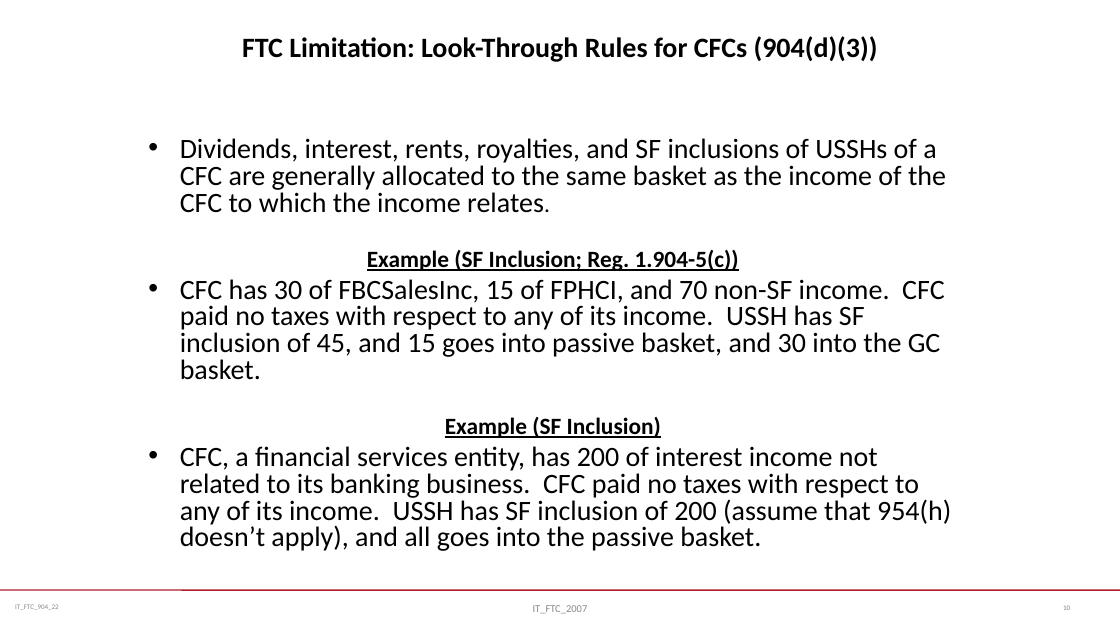
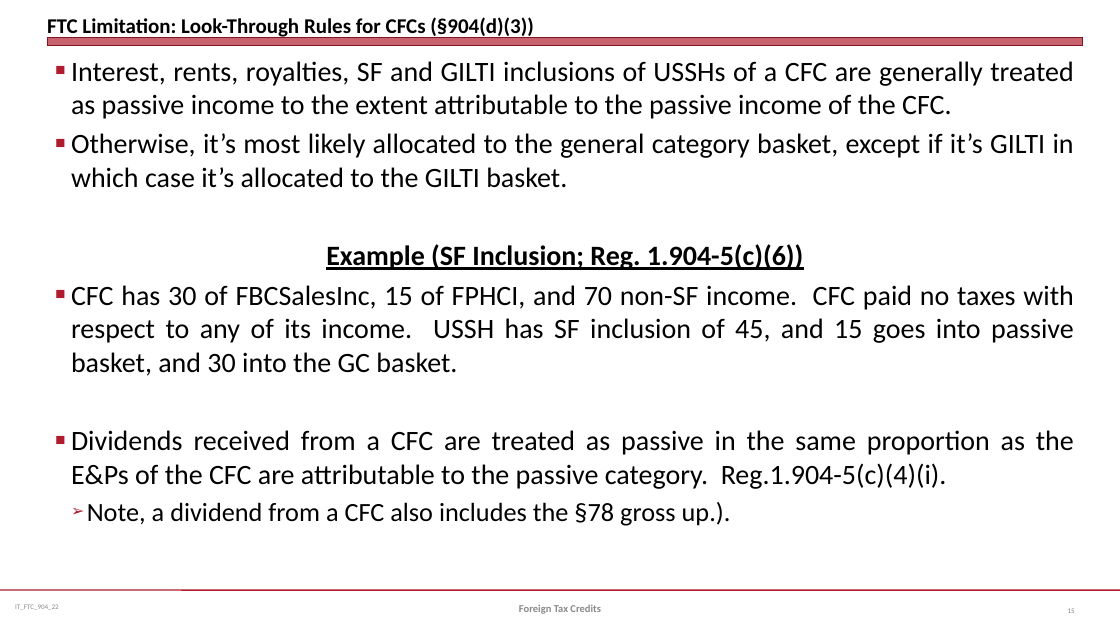
Before and after one commit to jmc877/International-Tax, a slide deck: slide 15 of slides/IT_FTC_904_22.pptx (slide 10 before the commit). Drawn at 1120x630 pixels with LibreOffice and Linux fonts; fonts in the diff are those of the drawing. Boxes give left, top, right and bottom in pixels: in the first picture for what was removed or moved away, otherwise in the second. Text is boxed around its words. In the diff, an @@ line names an element or a change of style, - is before the commit and + after.

```diff
--- a/slides/IT_FTC_904_22.pptx
+++ b/slides/IT_FTC_904_22.pptx
@@ title at (47, 17, 533, 39): text changed; size 24 to 18 pt @@
-FTC Limitation: Look-Through Rules for CFCs (904(d)(3))
+FTC Limitation: Look-Through Rules for CFCs (§904(d)(3))
@@ title "FTC Limitation: Look-Through Rules for ..." at (47, 17, 533, 39): vertical alignment top to bottom @@
@@ text "Interest, rents, royalties, SF and ...": place and size @@
-text "Interest, rents, royalties, SF and ..." at (180, 138, 951, 551)
+text "Interest, rents, royalties, SF and ..." at (71, 61, 1074, 526)
@@ rectangle added at (47, 38, 1083, 46), fill #B01C2E at 69% opacity, outline #821522 0 pt @@
@@ text at (71, 61, 1074, 270): text changed @@
-• Dividends, interest, rents, royalties, and SF inclusions of USSHs of a CFC are generally allocated to the same basket as the income of the CFC to which the income relates.
-Example (SF Inclusion; Reg. 1.904-5(c))
+■ Interest, rents, royalties, SF and GILTI inclusions of USSHs of a CFC are generally treated as passive income to the extent attributable to the passive income of the CFC.
+■ Otherwise, it’s most likely allocated to the general category basket, except if it’s GILTI in which case it’s allocated to the GILTI basket.
+Example (SF Inclusion; Reg. 1.904-5(c)(6))
@@ text at (71, 285, 1074, 376): alignment left to justified; bullet • to ■; line spacing 0.8 to 1 @@
@@ text at (71, 430, 1074, 526): text changed @@
-Example (SF Inclusion)
-• CFC, a financial services entity, has 200 of interest income not related to its banking business. CFC paid no taxes with respect to any of its income. USSH has SF inclusion of 200 (assume that 954(h) doesn’t apply), and all goes into the passive basket.
+■ Dividends received from a CFC are treated as passive in the same proportion as the E&Ps of the CFC are attributable to the passive category. Reg.1.904-5(c)(4)(i).
+  ➢ Note, a dividend from a CFC also includes the §78 gross up.).
@@ text at (519, 605, 601, 614): text changed; bold on @@
-IT_FTC_2007
+Foreign Tax Credits
@@ page number removed at (1063, 605, 1070, 610) @@
-10
@@ page number added at (1068, 608, 1075, 613), 6 pt, text #808080 @@
+15
```
Also in this commit, not shown: 8 other slides changed, 5 slides added, 1 slide removed, 4 other files.
